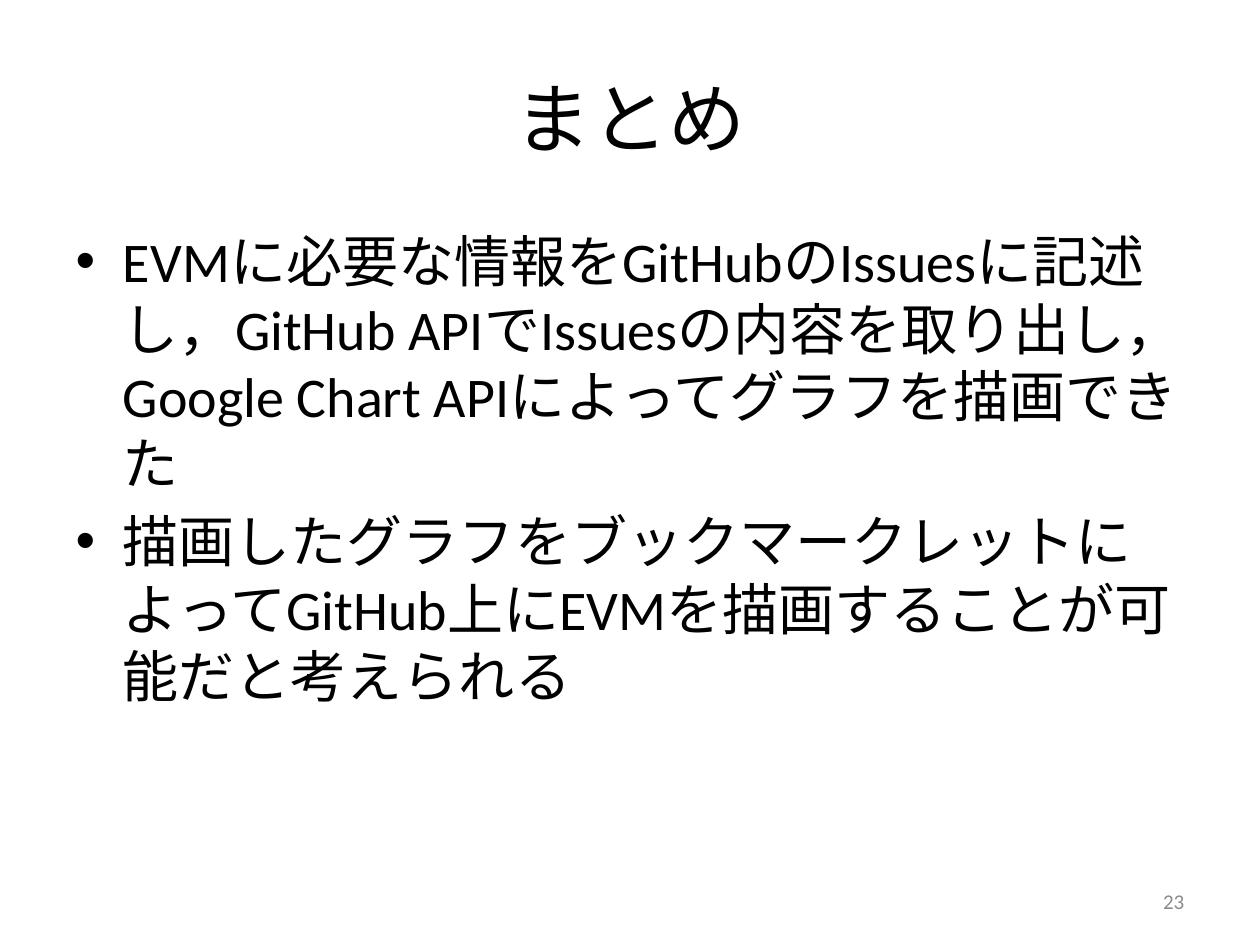
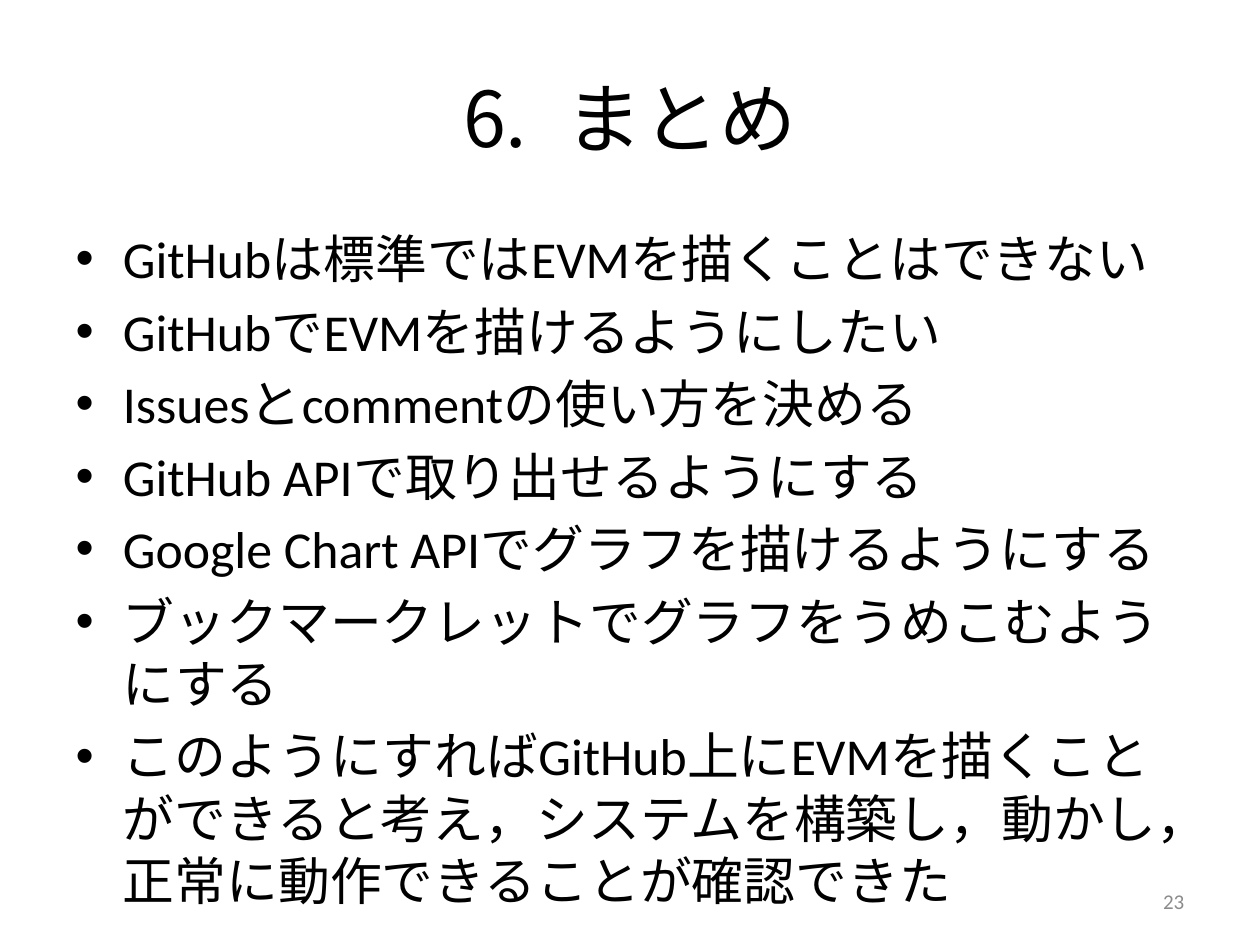
Before and after one commit to keimatsui/kadai, a slide deck: slide 23 of 卒業論文/2012/工藤亮/卒論発表（工藤）.pptx. Drawn at 1260x945 pixels with LibreOffice and Linux fonts; fonts in the diff are those of the drawing. Boxes give left, top, right and bottom in pixels: in the first picture for what was removed or moved away, otherwise in the second. Text is boxed around its words. In the diff, an @@ line names an element or a change of style, - is before the commit and + after.

```diff
--- a/卒業論文/2012/工藤亮/卒論発表（工藤）.pptx
+++ b/卒業論文/2012/工藤亮/卒論発表（工藤）.pptx
@@ title "まとめ" at [566,86,797,151]: bullet none to 1. @@
@@ text at [123,235,1209,904]: text changed; size 32 to 29.6 pt @@
-• EVMに必要な情報をGitHubのIssuesに記述し，GitHub APIでIssuesの内容を取り出し，Google Chart APIによってグラフを描画できた
-• 描画したグラフをブックマークレットによってGitHub上にEVMを描画することが可能だと考えられる
+• GitHubは標準ではEVMを描くことはできない
+• GitHubでEVMを描けるようにしたい
+• Issuesとcommentの使い方を決める
+• GitHub APIで取り出せるようにする
+• Google Chart APIでグラフを描けるようにする
+• ブックマークレットでグラフをうめこむようにする
+• このようにすればGitHub上にEVMを描くことができると考え，システムを構築し，動かし，正常に動作できることが確認できた
```
Also in this commit, not shown: 19 other slides changed, 2 slides added, 1 slide removed.
